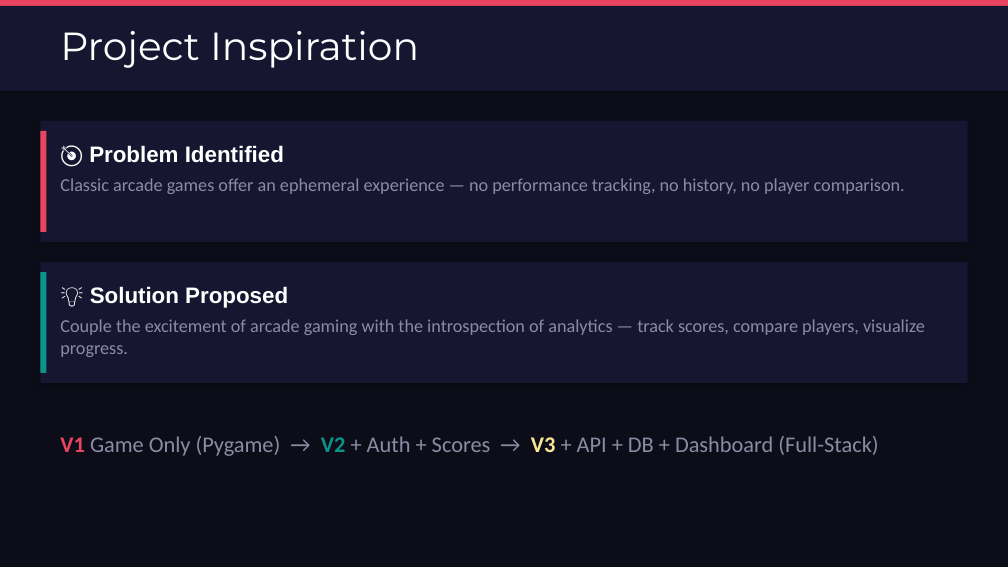
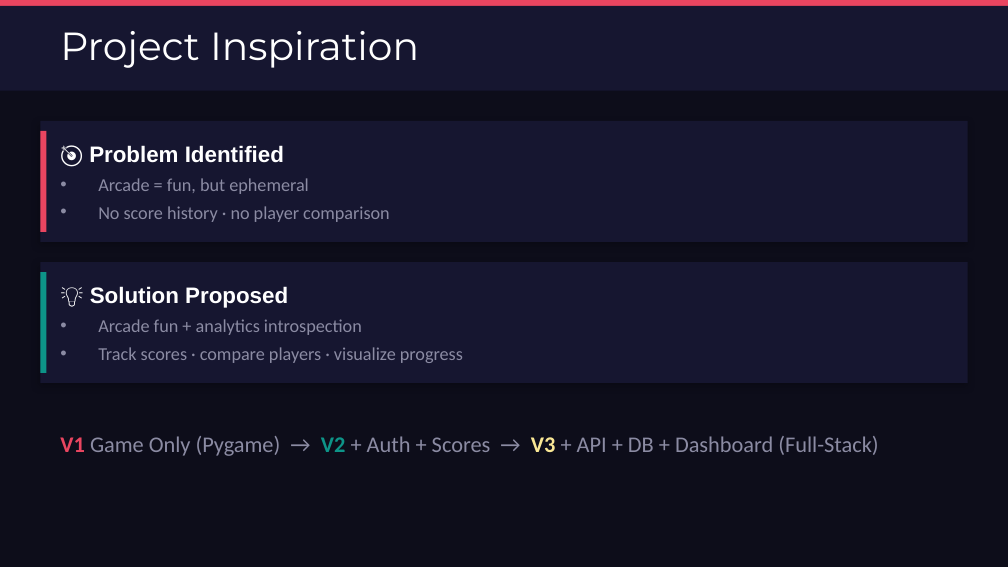
Before and after one commit to hugou74130/SI3LN_Python, a slide deck: slide 3 of ARCAD3X_DemoDay.pptx. Drawn at 1008x567 pixels with LibreOffice and Linux fonts; fonts in the diff are those of the drawing. Boxes give left, top, right and bottom in pixels: in the first picture for what was removed or moved away, otherwise in the second. Text is boxed around its words. In the diff, an @@ line names an element or a change of style, - is before the commit and + after.

```diff
--- a/ARCAD3X_DemoDay.pptx
+++ b/ARCAD3X_DemoDay.pptx
@@ text at [98,178,390,222]: text changed @@
-Classic arcade games offer an ephemeral experience — no performance tracking, no history, no player comparison.
+• Arcade = fun, but ephemeral
+• No score history · no player comparison
@@ text at [98,319,463,363]: text changed @@
-Couple the excitement of arcade gaming with the introspection of analytics — track scores, compare players, visualize progress.
+• Arcade fun + analytics introspection
+• Track scores · compare players · visualize progress
```
Also in this commit, not shown: 9 other slides changed, 1 other file.
